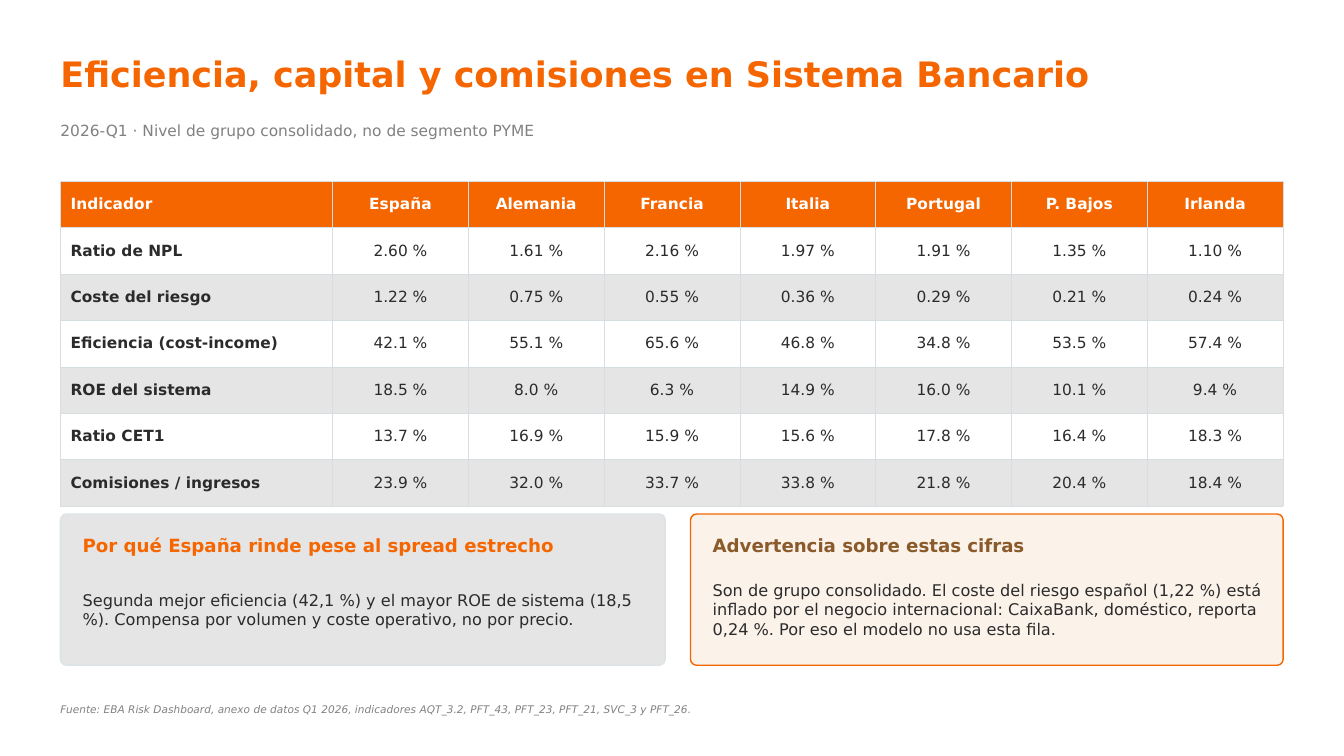
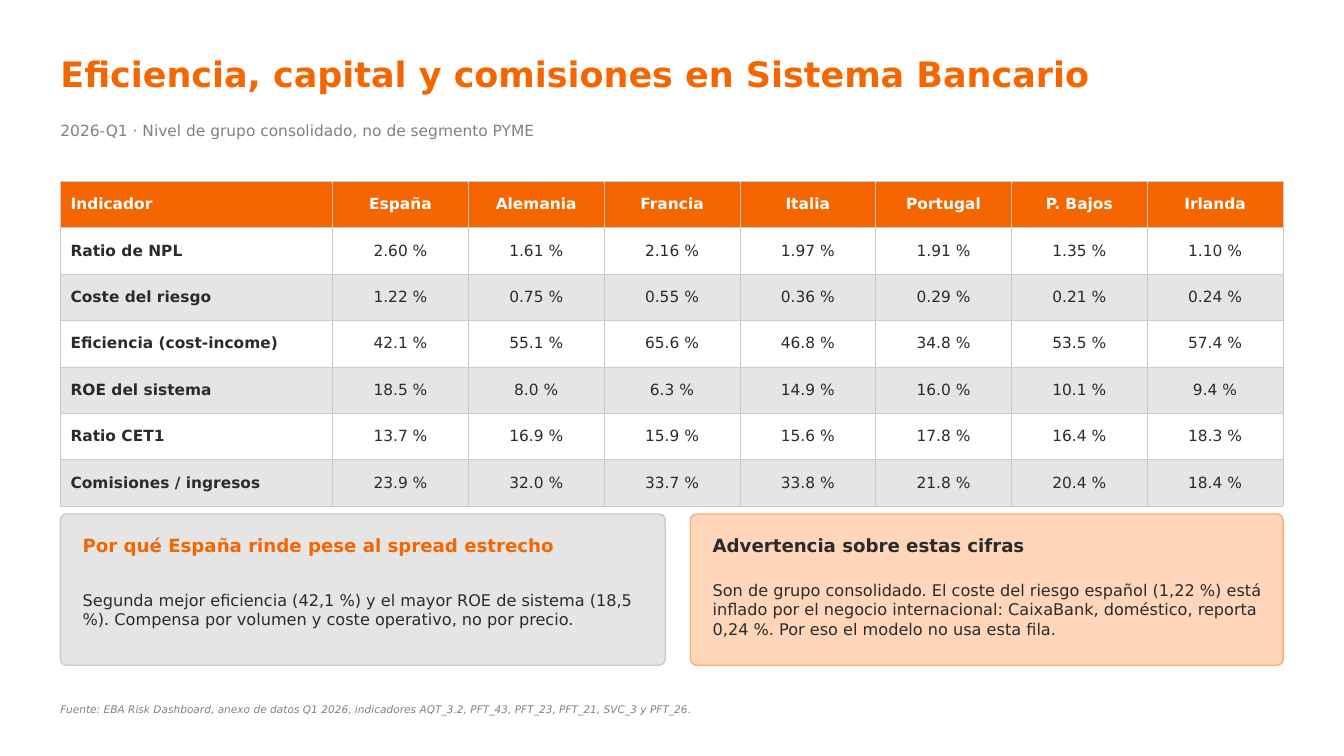
Before and after one commit to agomez2812-lang/sturdy-barnacle, a slide deck: slide 14 of pres/rentabilidad_pyme.pptx. Drawn at 1344x756 pixels with LibreOffice and Linux fonts; fonts in the diff are those of the drawing. Boxes give left, top, right and bottom in pixels: in the first picture for what was removed or moved away, otherwise in the second. Text is boxed around its words. In the diff, an @@ line names an element or a change of style, - is before the commit and + after.

```diff
--- a/pres/rentabilidad_pyme.pptx
+++ b/pres/rentabilidad_pyme.pptx
@@ table at (x1=60, y1=181, x2=1286, y2=496) @@
@@ borders changed @@
@@ rounded rectangle at (x1=60, y1=514, x2=665, y2=665): outline #DCE4E7 1 pt to #CACACA 1 pt @@
@@ rounded rectangle at (x1=691, y1=514, x2=1284, y2=665): fill #FBF2EA to #FFD6BA; outline #F56600 1 pt to #FFAB70 1 pt @@
@@ text "Advertencia sobre estas cifras" at (x1=713, y1=538, x2=1024, y2=553): text colour #8A5A2B to #2B2B2B @@
```
Also in this commit, not shown: 20 other slides changed, 5 other files.
